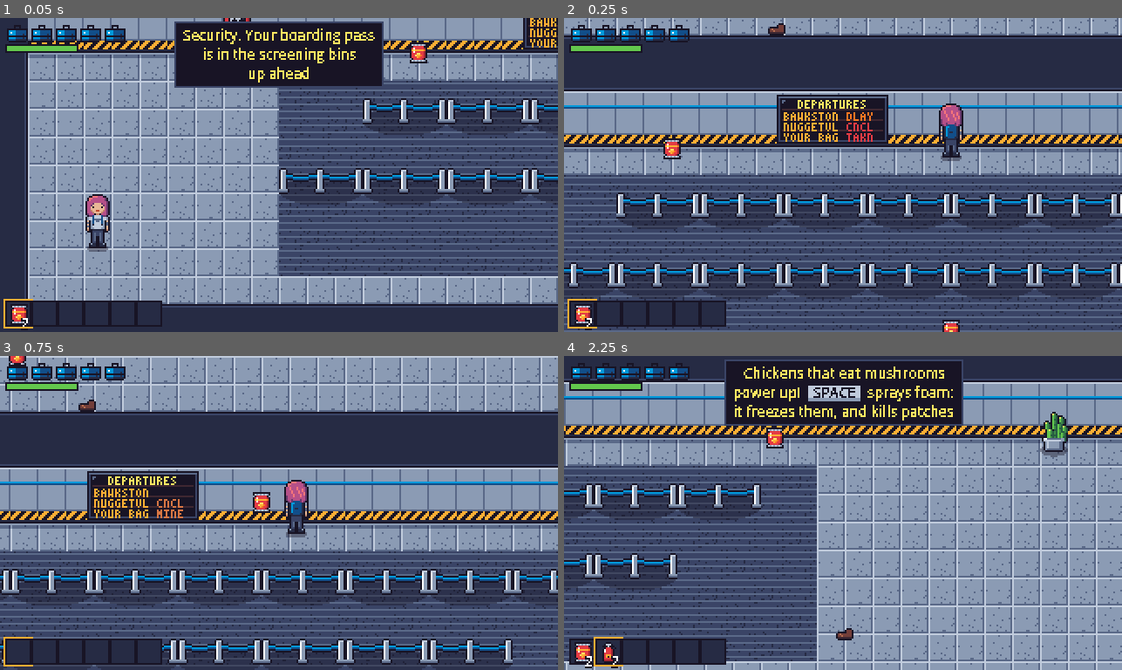
Above: before the commit, frames 1-4 (two rows, left to right).
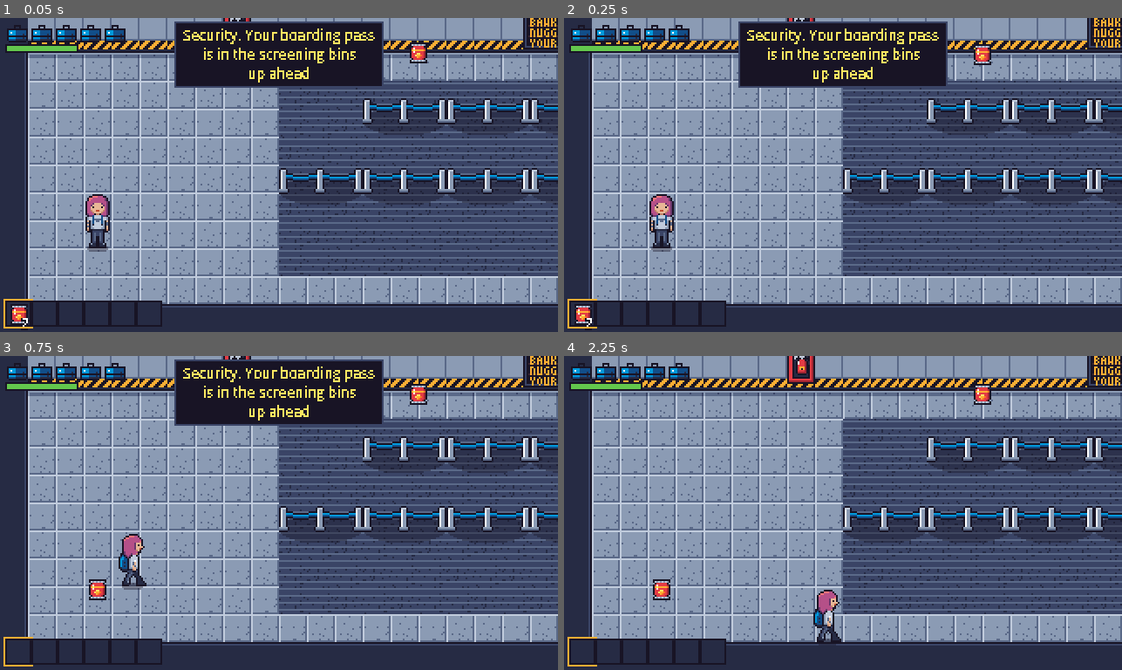
Above: after the commit, the same moments.

Repository: mvdmakesthings/PlanePoultryPanic
Game: Godot game, scene res://tests/level_02_smoke.tscn
The game is run twice, just before and just after one commit, with the same random seed, the same clock (stepped at 60 frames per second) and the same inputs. This scene is started directly instead of the project's main scene.
Inputs (mouse positions are in pixels of both pictures, inside the frame that each line leads up to):
- Up to frame 1 (0.05 s): no input
- Up to frame 2 (0.25 s): no input
- Up to frame 3 (0.75 s): tap Enter (ui_accept) at 0.5 s; move the mouse to (401, 497) at 0.52 s; hold D (move_right) from 0.53 s (still down); hold G (drop_item) from 0.53 s (still down); click (401, 497) at 0.67 s
- Up to frame 4 (2.25 s): tap Enter (ui_accept) at 0.77, 1.07, 1.52, 1.82 s; move the mouse to (731, 528) at 1.27 s; release D (move_right) at 1.28 s; release G (drop_item) at 1.28 s; hold S (move_down) 1.28-2.03 s; tap E (eat_snack) at 1.35 s; move the mouse to (898, 443) at 2.02 s; hold D (move_right) from 2.03 s (still down); hold F (interact) from 2.03 s (still down)

Frame 1 is identical in both runs. In frame 2, 80% of the frame differs, in the area x 0-100%, y 0-100%; in frame 3, 77%; in frame 4, 84%.

Commit message:
Add PA announcements to every level
A chime and a PA banner above the inventory, styled apart from tutorial
hints. Each level cycles through its own lines, the terminal on
autopilot getting stranger as the chickens take over, the first a few
seconds in and then every 40 seconds. In Level 5 the chatter stops for
the final call when the escape starts.

Diff:
--- a/game/scripts/levels/game_level.gd
+++ b/game/scripts/levels/game_level.gd
@@ -21,6 +21,11 @@
 const HINT_TIME := 8.0
 ## One-off hints for things that happen, shown for this long.
 const EVENT_HINT_TIME := 5.0
+## The first PA announcement comes this long after the level starts, then
+## one every PA_INTERVAL seconds, each shown for PA_TIME.
+const PA_FIRST_DELAY := 4.0
+const PA_INTERVAL := 40.0
+const PA_TIME := 6.0
 ## Retry hints every level can fall back on, by what landed the last hit.
 const COMMON_RETRY_HINTS := {
 	"peck": [
@@ -49,6 +54,9 @@
 var locked_hints := {}
 ## Shown the first time the player is hurt ("" for none).
 var hurt_hint := ""
+## PA announcements, played in turn through the level: the terminal on
+## autopilot, getting stranger as the chickens take over (storyline.md).
+var pa_lines: Array = []
 ## Extra retry hints, merged over COMMON_RETRY_HINTS.
 var retry_hints := {}
 ## The door that ends the level when walked through.
@@ -71,6 +79,9 @@
 var _shown_key_hints := {}
 var _last_health := -1
 var _rebake_queued := false
+var _pa_next := PA_FIRST_DELAY
+var _pa_index := 0
+var _pa_left := 0.0
 ## The scene's item pickups, to tell which have been picked up.
 var _pickups: Array[String] = []
 
@@ -139,6 +150,30 @@
 
 func _physics_process(delta: float) -> void:
 	_update_hints(delta)
+	_update_pa(delta)
+
+
+## Plays the PA chime and shows an announcement at the bottom of the screen.
+func announce(text: String) -> void:
+	AudioManager.play("pa_chime")
+	_hud.show_pa(text)
+	_pa_left = PA_TIME
+
+
+func _update_pa(delta: float) -> void:
+	if _level_over:
+		_hud.show_pa("")
+		return
+	_pa_left -= delta
+	if _pa_left <= 0.0:
+		_hud.show_pa("")
+	if pa_lines.is_empty():
+		return
+	_pa_next -= delta
+	if _pa_next <= 0.0:
+		_pa_next = PA_INTERVAL
+		announce(pa_lines[_pa_index % pa_lines.size()])
+		_pa_index += 1
 
 
 ## Bakes the navigation again (next frame, once), after something solid
--- a/game/scripts/levels/level_01_arrivals.gd
+++ b/game/scripts/levels/level_01_arrivals.gd
@@ -66,10 +66,18 @@
 const LOCKED_HINT := "Locked. Find a maintenance\nkey: try the staff room"
 const KEY_HINT := "Got the maintenance key!\nBack to the SECURITY door"
 const NEXT_LEVEL := "res://scenes/levels/level_02_security.tscn"
+## PA announcements, played in turn (see GameLevel.pa_lines).
+const PA_LINES := [
+	"Welcome to Bawkston! Baggage from all\nflights is arriving on the carousel.",
+	"Passengers are reminded not to feed\nthe wildlife. The wildlife has noticed.",
+	"The last flight out departs from Gate C13.\nPlease proceed through Security.",
+	"Lost and Found reports a surplus of\nsnacks, and a shortage of staff.",
+]
 
 
 func _setup() -> void:
 	map = MAP
+	pa_lines = PA_LINES
 	music = "arrivals"
 	hint_zones = HINT_ZONES
 	hurt_hint = HURT_HINT
--- a/game/scripts/levels/level_02_security.gd
+++ b/game/scripts/levels/level_02_security.gd
@@ -74,10 +74,18 @@
 	],
 }
 const NEXT_LEVEL := "res://scenes/levels/level_03_food_court.tscn"
+## PA announcements, played in turn (see GameLevel.pa_lines).
+const PA_LINES := [
+	"Please remove all snacks, keys and\ndignity from your pockets.",
+	"Unattended chickens will be left\nunattended. We're not going near them.",
+	"A valid boarding pass is required\nfor your final departure.",
+	"Liquids over 100 ml have been confiscated.\nSo has the security staff.",
+]
 
 
 func _setup() -> void:
 	map = MAP
+	pa_lines = PA_LINES
 	tiles_texture = preload("res://assets/sprites/tiles_security.png")
 	music = "security" if ResourceLoader.exists(AudioManager.MUSIC_DIR + "security.wav") else "arrivals"
 	hint_zones = HINT_ZONES
--- a/game/scripts/levels/level_03_food_court.gd
+++ b/game/scripts/levels/level_03_food_court.gd
@@ -72,12 +72,20 @@
 	],
 }
 const NEXT_LEVEL := "res://scenes/levels/level_04_gates.tscn"
+## PA announcements, played in turn (see GameLevel.pa_lines).
+const PA_LINES := [
+	"The Food Court is open. The chickens\nhave been very clear about that.",
+	"Vending machines now accept maintenance\nkeys only. Exact change is extinct.",
+	"Please do not stack the chickens.\nThe chickens will stack themselves.",
+	"Today's special: everything.\nTomorrow's special: unknown.",
+]
 
 var _shown_totem_hint := false
 
 
 func _setup() -> void:
 	map = MAP
+	pa_lines = PA_LINES
 	tiles_texture = preload("res://assets/sprites/tiles_food_court.png")
 	# The GDD gives Security and the Food Court one track.
 	music = "security"
--- a/game/scripts/levels/level_04_gates.gd
+++ b/game/scripts/levels/level_04_gates.gd
@@ -60,12 +60,20 @@
 	],
 }
 const NEXT_LEVEL := "res://scenes/levels/level_05_final_gate.tscn"
+## PA announcements, played in turn (see GameLevel.pa_lines).
+const PA_LINES := [
+	"Please keep right on the moving walkways.\nChickens, please keep... anywhere else.",
+	"Flight 13, the last flight out, is now\nboarding at Gate C13.",
+	"Mushrooms growing in the carpet are\nnot complimentary. Do not eat them.",
+	"Gate agents are on a permanent break.\nPassengers will kindly board themselves.",
+]
 
 var _shown_totem_hint := false
 
 
 func _setup() -> void:
 	map = MAP
+	pa_lines = PA_LINES
 	tiles_texture = preload("res://assets/sprites/tiles_gates.png")
 	music = "gates" if ResourceLoader.exists(AudioManager.MUSIC_DIR + "gates.wav") else "security"
 	hint_zones = HINT_ZONES
--- a/game/scripts/levels/level_05_final_gate.gd
+++ b/game/scripts/levels/level_05_final_gate.gd
@@ -64,6 +64,7 @@
 const MAX_CHICKENS := 12
 ## Where the jet bridge starts, for walking through the boarding door.
 const JET_BRIDGE_START := Vector2(48, 496)
+const ESCAPE_PA := "FINAL CALL for Flight 13!\nDoors close in thirty seconds."
 const BOSS_HINT := "The SUPREME TOTEM! Snacks won't\nwork. Ram it, freeze it, or lure\nit onto a walkway: three hits!"
 const STAGGER_HINT := "It's shrinking! Hit it again!"
 const ESCAPE_HINT := "FINAL CALL! The doors close in\n30 seconds. Scan your pass at\nthe BOARDING door and run!"
@@ -81,6 +82,12 @@
 }
 
 const ENDING := "res://scenes/ui/ending.tscn"
+## PA announcements, played in turn (see GameLevel.pa_lines).
+const PA_LINES := [
+	"This is the final boarding call for Flight 13.\nAll other flights have been... eaten.",
+	"BAWK. Bawk bawk BAWK. ...Sorry, the\nchickens have found the microphone.",
+	"Would passenger Amanda please report\nto Gate C13. Bring a luggage cart.",
+]
 
 var boss: Totem
 var boss_beaten := false
@@ -96,6 +103,7 @@
 
 func _setup() -> void:
 	map = MAP
+	pa_lines = PA_LINES
 	tiles_texture = preload("res://assets/sprites/tiles_final.png")
 	music = "gates"
 	hint_zones = HINT_ZONES
@@ -179,7 +187,9 @@
 func _start_escape() -> void:
 	escape_left = ESCAPE_TIME
 	_vent_timer = 1.0
-	AudioManager.play("pa_chime")
+	# No more chatter: just the last call.
+	pa_lines = []
+	announce(ESCAPE_PA)
 	AudioManager.play_music("boss")
 	show_event_hint(ESCAPE_HINT)
 
--- a/game/scripts/ui/hud.gd
+++ b/game/scripts/ui/hud.gd
@@ -39,6 +39,8 @@
 ## The boss's hits left and total, or 0 total when there's no boss.
 var _boss_hits := 0
 var _boss_max := 0
+## The PA announcement on screen, or "".
+var _pa := ""
 
 
 func _ready() -> void:
@@ -74,6 +76,13 @@
 
 ## Shows a tutorial hint at the top of the screen ("" hides it). Action
 ## names in braces are drawn as their buttons, like "{run}" -> [SHIFT].
+## Shows a PA announcement in a banner near the bottom; "" hides it.
+func show_pa(text: String) -> void:
+	if text != _pa:
+		_pa = text
+		queue_redraw()
+
+
 ## Shows the escape countdown at the top right; negative hides it.
 func show_countdown(seconds: float) -> void:
 	if ceilf(seconds) != ceilf(_countdown):
@@ -122,6 +131,8 @@
 		ButtonGlyphs.draw(self, font, Vector2(hint_x, size.y - 5), controls_hint, TEXT, TEXT_OUTLINE)
 	if _hint != "":
 		_draw_hint(font)
+	if _pa != "":
+		_draw_pa(font)
 	if _boss_max > 0:
 		_draw_board_box(font, "SUPREME TOTEM", "")
 		for i in _boss_max:
@@ -157,6 +168,26 @@
 	for line in lines:
 		ButtonGlyphs.draw_centered(self, font, panel.get_center().x, y, line, HINT_TEXT)
 		y += 11
+
+
+## The PA banner: a dark strip above the inventory with a "PA" tag and
+## the announcement in pale blue, so it never looks like a tutorial hint.
+func _draw_pa(font: Font) -> void:
+	var lines := _pa.split("\n")
+	var width := 0.0
+	for line in lines:
+		width = maxf(width, font.get_string_size(line, HORIZONTAL_ALIGNMENT_LEFT, -1, FONT_SIZE).x)
+	var height := lines.size() * 10 + 4
+	var panel := Rect2(roundf((size.x - width) / 2.0) - 4, size.y - 22 - height, width + 8, height)
+	draw_rect(panel.grow(1), Color("124e89"))
+	draw_rect(panel, HINT_BACK)
+	var tag := Rect2(panel.position + Vector2(-1, -9), Vector2(14, 8))
+	draw_rect(tag, Color("124e89"))
+	draw_string(font, tag.position + Vector2(2, 7), "PA", HORIZONTAL_ALIGNMENT_LEFT, -1, FONT_SIZE, Color("ffffff"))
+	var y := panel.position.y + 10
+	for line in lines:
+		draw_string(font, Vector2(panel.position.x, y), line, HORIZONTAL_ALIGNMENT_CENTER, panel.size.x, FONT_SIZE, Color("c0cbdc"))
+		y += 10
 
 
 ## A small departure-board box at the top right: a label and a value.
--- a/game/tests/level_02_smoke.gd
+++ b/game/tests/level_02_smoke.gd
@@ -75,6 +75,8 @@
 	await get_tree().physics_frame
 	_check(hud._hint.contains("boarding pass"), "the first hint says what to look for")
 	_check(get_tree().get_nodes_in_group("mushroom_patches").size() == 3, "Security has three mushroom patches")
+	await _wait(GameLevel.PA_FIRST_DELAY + 0.2)
+	_check(hud._pa.contains("pockets"), "the PA makes its first announcement a few seconds in")
 	# The queue hall's north wall is solid except at the queue's exit.
 	_kill_chickens()
 	player.global_position = Vector2(400, 470)
--- a/game/tests/level_05_smoke.gd
+++ b/game/tests/level_05_smoke.gd
@@ -55,6 +55,7 @@
 	var level := await _fresh_level()
 	var stuck: Array[String] = level.things_in_walls()
 	_check(stuck.is_empty(), "nothing stands inside a wall %s" % [stuck])
+	_check(ResourceLoader.exists("res://assets/sprites/departure_board_final.png"), "the final gate has its own departure board")
 	for sound in ["boss_hit", "crown_burst", "tick", "pa_chime", "vent"]:
 		_check(ResourceLoader.exists(AudioManager.SFX_DIR + sound + ".wav"), "the %s sound exists" % sound)
 	_check(ResourceLoader.exists(AudioManager.MUSIC_DIR + "boss.wav"), "the boss music exists")
@@ -119,6 +120,7 @@
 	await _wait(1.0)
 	_check(not is_instance_valid(boss) and level.boss_beaten, "the third hit brings it down for good")
 	_check(level.escape_left > 25.0, "the escape countdown starts")
+	_check(hud._pa.contains("FINAL CALL"), "the PA makes the final call")
 	_check(not (level.get_node("BoardingDoor") as LockedDoor).sealed, "the boarding door unseals")
 	var save := SaveSystem.load_game()
 	_check(save.get("checkpoint") == "escape" and save.get("extra", {}).get("boss_beaten") == true,
